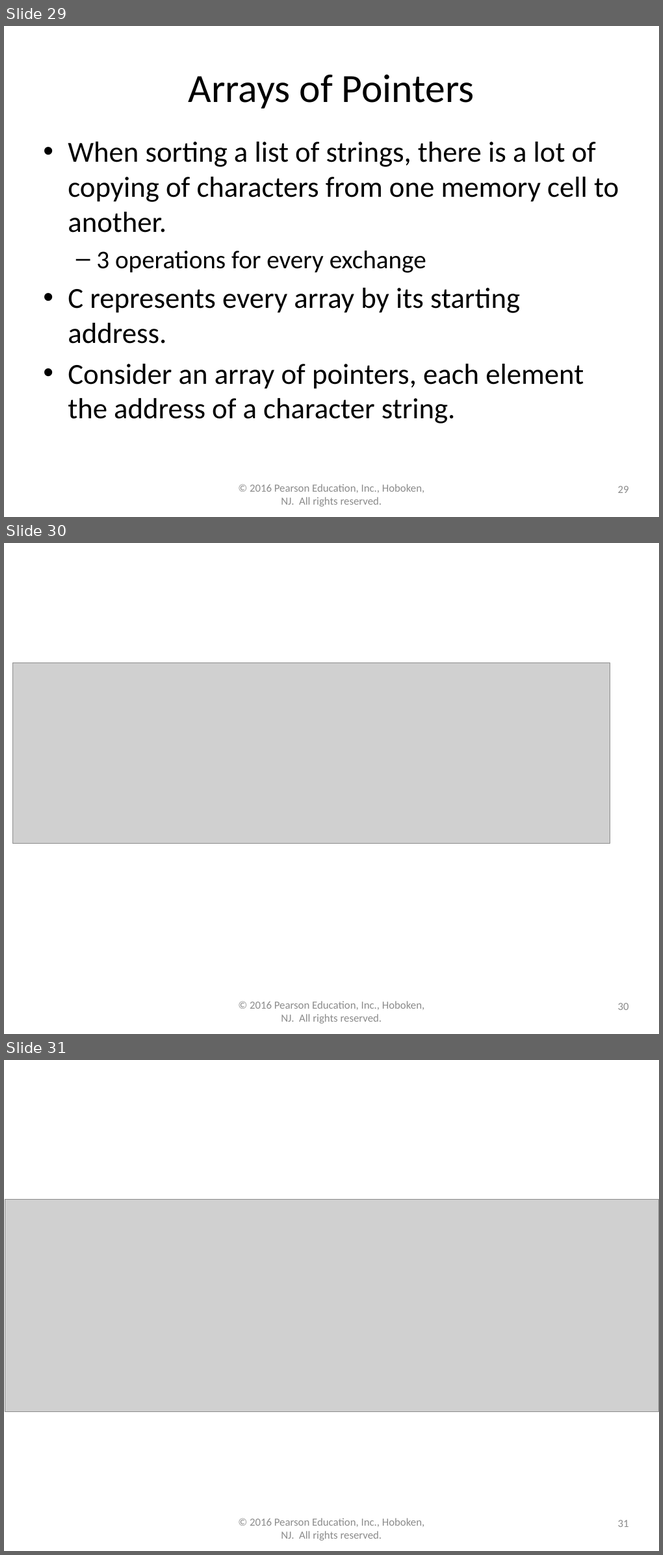
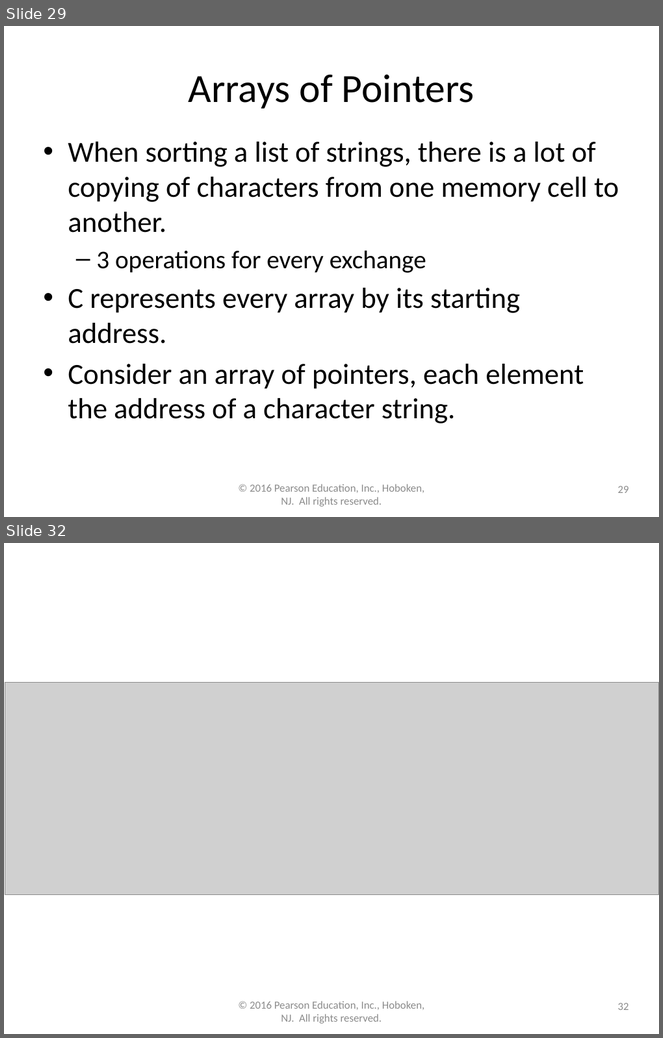
Before and after one commit to lgw2/lgw2.github.io, a slide deck: _teaching/csci112-fall-2023/lectures/ppts/Chapter8.pptx. Shown one above the other, each under a label of ours: slides 29, 30 and 31 before the commit, slides 29 and 32 after it; the slides between them are not shown. The pictures are 663x1555 and 663x1038 pixels, drawn with LibreOffice and Linux fonts; fonts in the diff are those of the drawing; grey boxes stand for pictures. Boxes give left, top, right and bottom in pixels: in the first picture for what was removed or moved away, otherwise in the second. Text is boxed around its words. In the diff, an @@ line names an element or a change of style, - is before the commit and + after.

```diff
--- a/_teaching/csci112-fall-2023/lectures/ppts/Chapter8.pptx
+++ b/_teaching/csci112-fall-2023/lectures/ppts/Chapter8.pptx
@@ slide 30 removed at bbox=[4, 543, 659, 1034], background #FFFFFF @@
@@ picture removed at bbox=[12, 663, 610, 844] @@
@@ text removed at bbox=[250, 1001, 425, 1024] @@
-© 2016 Pearson Education, Inc., Hoboken, NJ. All rights reserved.
@@ page number removed at bbox=[618, 1003, 629, 1010] @@
-30
@@ what was slide 31 is now slide 32 @@
@@ page number at bbox=[618, 1003, 629, 1010]: text changed @@
-31
+32
```
Also in this commit, not shown: 2 slides added, 1 other file.
